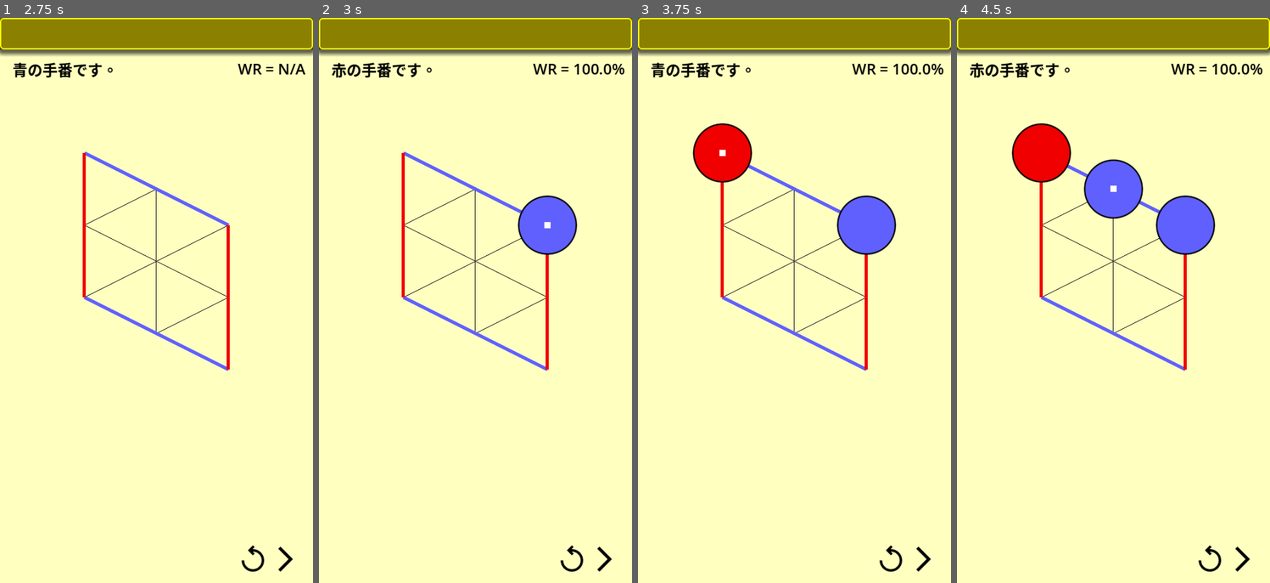
Above: before the commit, frames 1-4 (left to right).
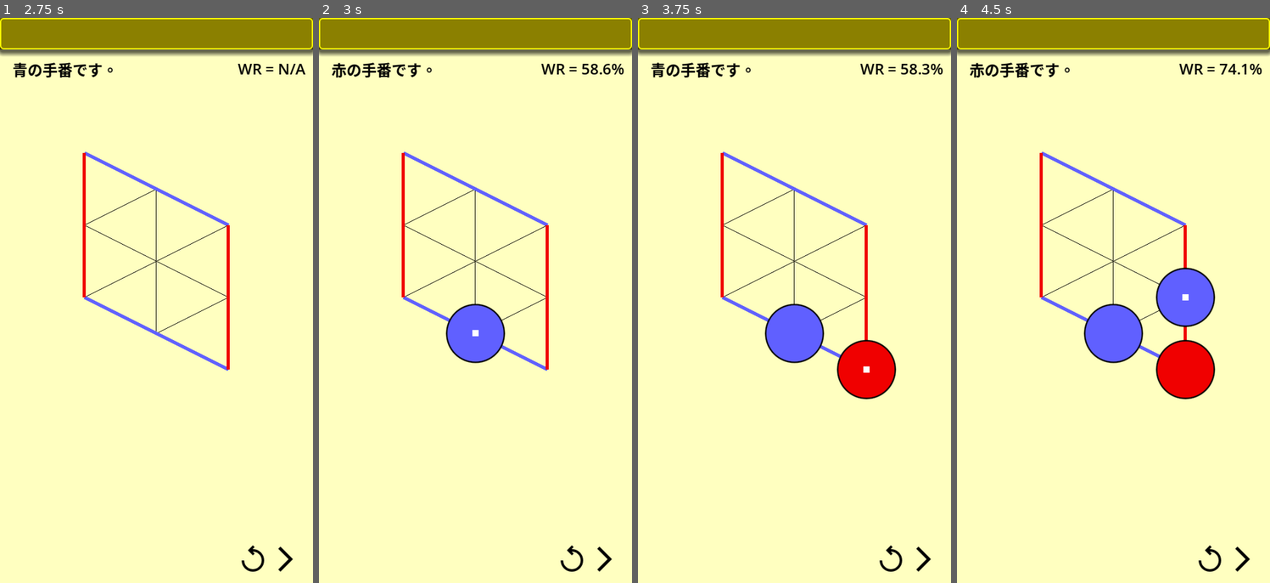
Above: after the commit, the same moments.

Repository: vivisuke/HexGame
Game: Godot game, scene res://main.tscn
Same seed, same stepped clock (60 frames per second), same inputs: the game is played once before the commit and once after it.
Inputs (mouse positions are in pixels of both pictures, inside the frame that each line leads up to):
- Up to frame 1 (2.75 s): click (253, 560) at 0.5 s; click (253, 560) at 1.25 s; click (253, 560) at 2 s
- Up to frame 2 (3 s): click (603, 560) at 2.75 s
- Up to frame 3 (3.75 s): click (922, 560) at 3.5 s
- Up to frame 4 (4.5 s): click (1241, 560) at 4.25 s

Frame 1 is identical in both runs. In frame 2, 3.4% of the frame differs, in the area x 40-98%, y 8-62%; in frame 3, 6.5%; in frame 4, 9.6%, in the area x 17-98%, y 8-68%.

Commit message:
0061 ◎ C 02/01 02/01 0.001│ToDo│MCTS.do_backpropagate() 実装

Diff:
--- a/hexgame/scripts/Board.gd
+++ b/hexgame/scripts/Board.gd
@@ -332,7 +332,7 @@
 func sel_move_MCTS(next):
 	var mcts = MCTS.new(self, next)
 	#mcts.add_children()
-	var mv = mcts.do_search(10)
+	var mv = mcts.do_search(1000)
 	win_rate = mcts.win_rate
 	mcts.print()
 	return mv
--- a/hexgame/scripts/MCTS.gd
+++ b/hexgame/scripts/MCTS.gd
@@ -79,9 +79,11 @@
 	bd.copy_from(board)
 	var x = node.move.x
 	var y = node.move.y
-	node.visits += 1
-	if bd.playout_random(col, x, y) == col:
-		node.wins += 1
+	#node.visits += 1
+	var wcol = bd.playout_random(col, x, y)
+	#if wcol == col:
+	#	node.wins += 1
+	return wcol
 func print():
 	print("MCTSNode:")
 	root_node.print(0)
@@ -99,12 +101,20 @@
 				#if bd.playout_random(col, x, y) == col:
 				#	root_node.children.back().wins = 1
 
+func do_backpropagate(node: MCTSNode, col, wcol):
+	#var current_node = node
+	while node != null:
+		node.visits += 1
+		if col == wcol:
+			node.wins += 1
+		col = (Board.BLACK + Board.WHITE) - col
+		node = node.parent
 func do_search(iterations: int) -> Vector2:
 	for i in range(iterations):
 		var bd = Board.new()
 		bd.copy_from(board)
 		var col = player_color			# 次の手番色
-		root_node.visits += 1
+		#root_node.visits += 1
 		var node : MCTSNode = root_node # 探索開始ノードを根ノードに設定
 		#node = node.select_child_ucb(c_puct, node.visits) # UCB で子ノードを選択
 		var go = false
@@ -123,7 +133,9 @@
 			do_expand_node(node, bd)
 			node = node.children[node.children.size()/2]
 		# ロールアウト（Rollout）
-		do_rollout(bd, node, col)
+		var wcol = do_rollout(bd, node, col)
+		#
+		do_backpropagate(node, col, wcol)
 	# 出来上がったツリーから最善手を求める
 	var mv = Vector2(-1, -1)
 	win_rate = -INF
@@ -132,7 +144,7 @@
 			win_rate = float(node.wins)/node.visits
 			mv = node.move
 	print("max w/v = %.1f%%"%(win_rate*100))
-	print("root_node.visits = ", root_node.visits)
+	print("root_node.win/visits = %d/%d" % [root_node.wins, root_node.visits])
 	return mv
 func search(iterations: int) -> Vector2i:
 	for i in range(iterations):
--- a/hexgame/scripts/main.gd
+++ b/hexgame/scripts/main.gd
@@ -5,7 +5,7 @@
 var game_over = false
 
 func _ready():
-	#seed(1)
+	seed(1)
 	bd = Board.new()
 	#var mcts = MCTS.new(bd, Board.BLACK, Board.WHITE)
 	#mcts.add_children()
Not shown, changed: HexGame.spr
